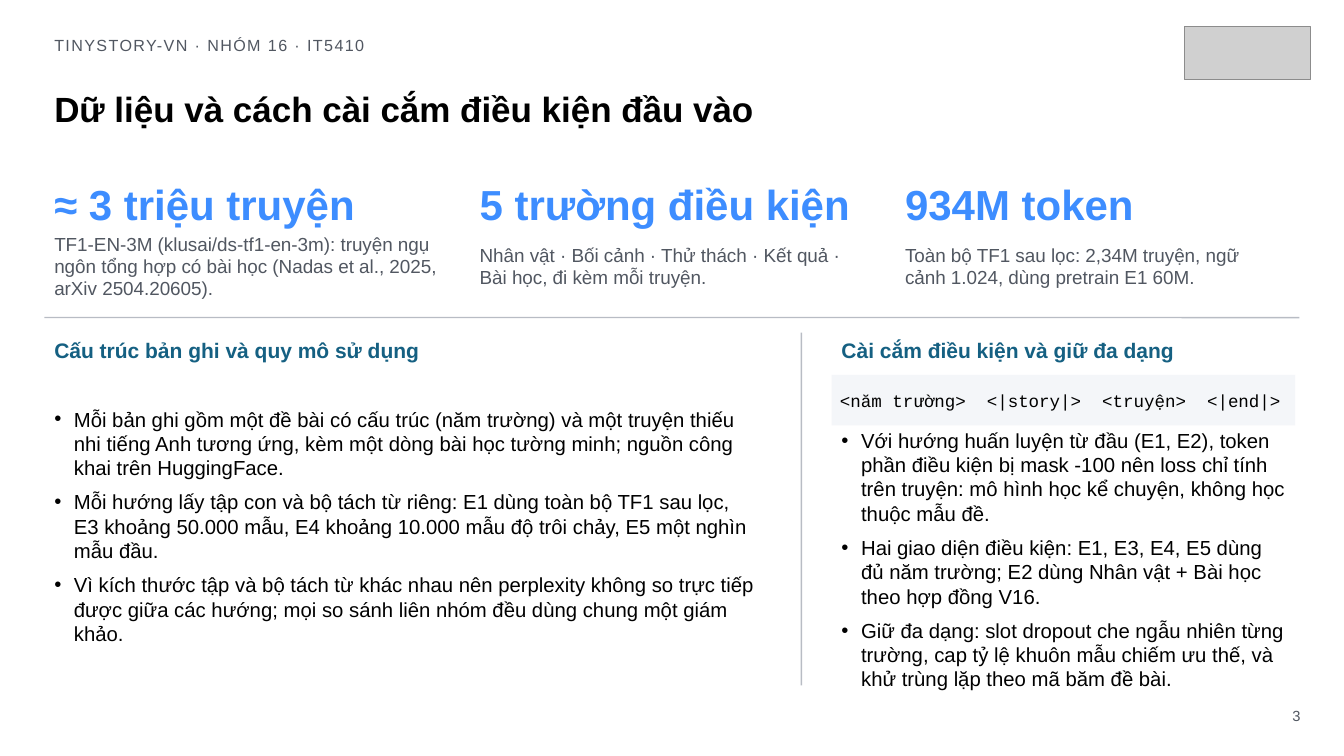
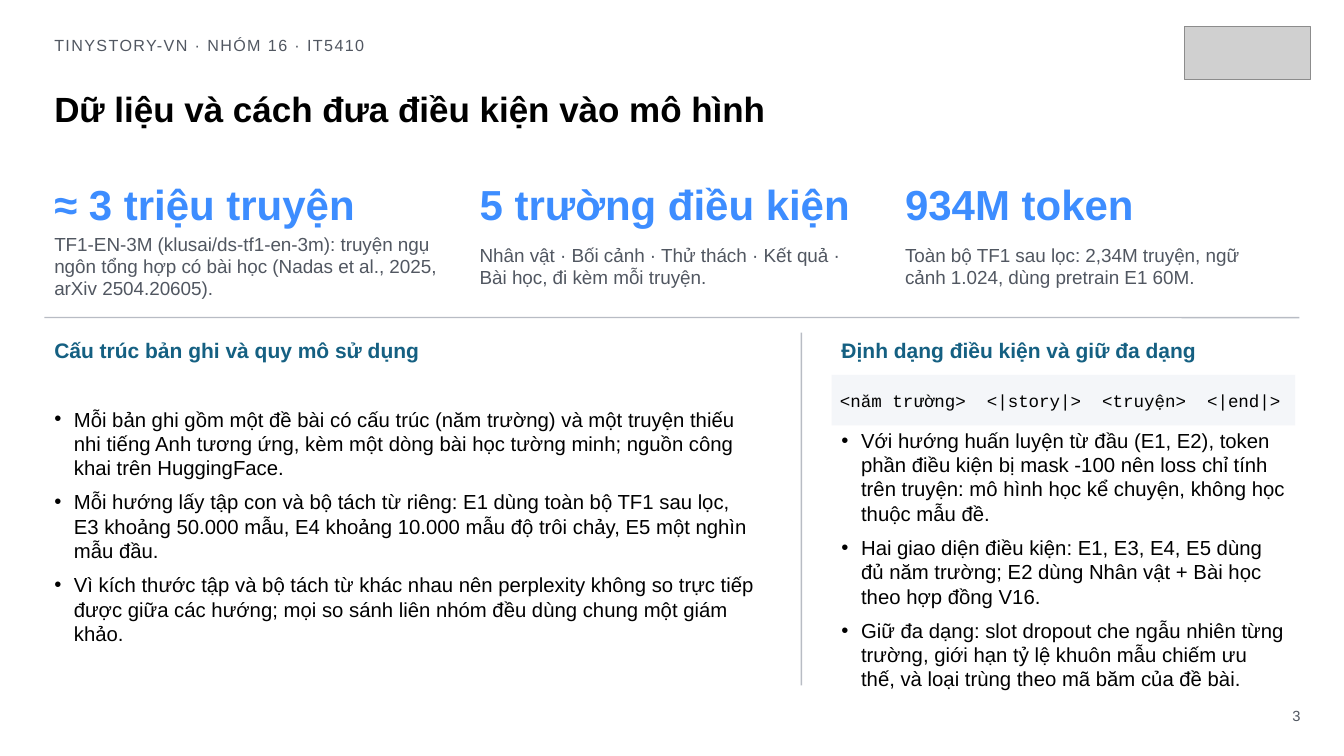
Before and after one commit to tungd/tinystory-vn, a slide deck: slide 3 of output/presentation/tinystory-vn-summary.pptx. Drawn at 1344x756 pixels with LibreOffice and Linux fonts; fonts in the diff are those of the drawing; grey boxes stand for pictures. Boxes give left, top, right and bottom in pixels: in the first picture for what was removed or moved away, otherwise in the second. Text is boxed around its words. In the diff, an @@ line names an element or a change of style, - is before the commit and + after.

```diff
--- a/output/presentation/tinystory-vn-summary.pptx
+++ b/output/presentation/tinystory-vn-summary.pptx
@@ text at (54,95,765,129): text changed @@
-Dữ liệu và cách cài cắm điều kiện đầu vào
+Dữ liệu và cách đưa điều kiện vào mô hình
@@ text at (841,342,1196,363): text changed @@
-Cài cắm điều kiện và giữ đa dạng
+Định dạng điều kiện và giữ đa dạng
@@ text at (861,622,1284,691): text changed @@
-• Giữ đa dạng: slot dropout che ngẫu nhiên từng trường, cap tỷ lệ khuôn mẫu chiếm ưu thế, và khử trùng lặp theo mã băm đề bài.
+• Giữ đa dạng: slot dropout che ngẫu nhiên từng trường, giới hạn tỷ lệ khuôn mẫu chiếm ưu thế, và loại trùng theo mã băm của đề bài.
```
Also in this commit, not shown: 16 other slides changed, 4 other files.
